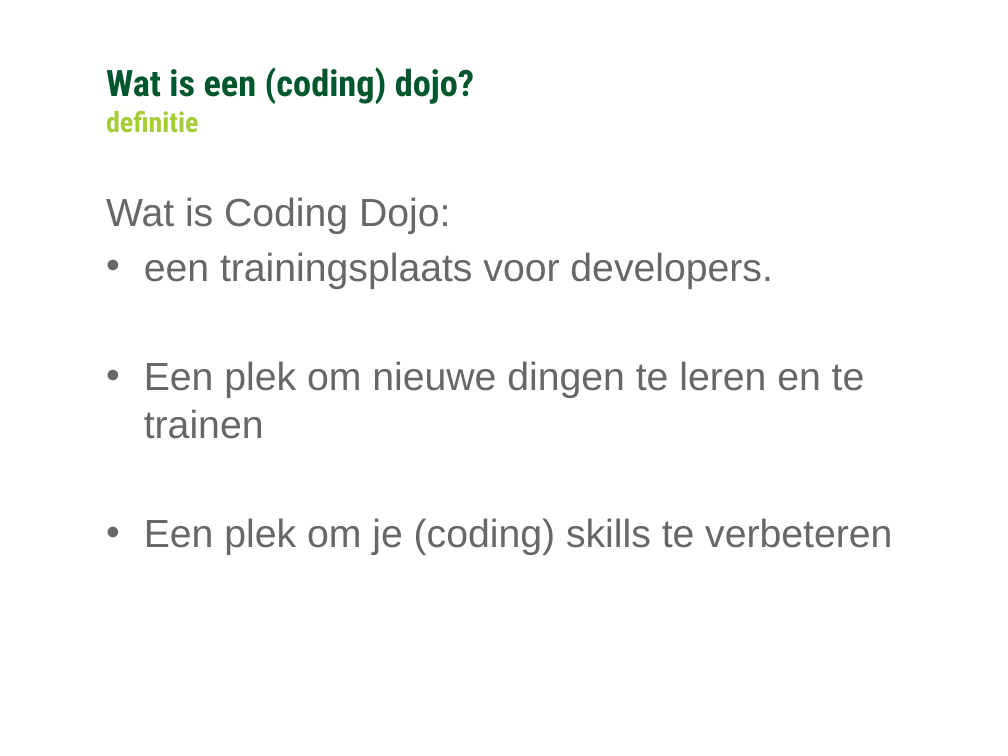
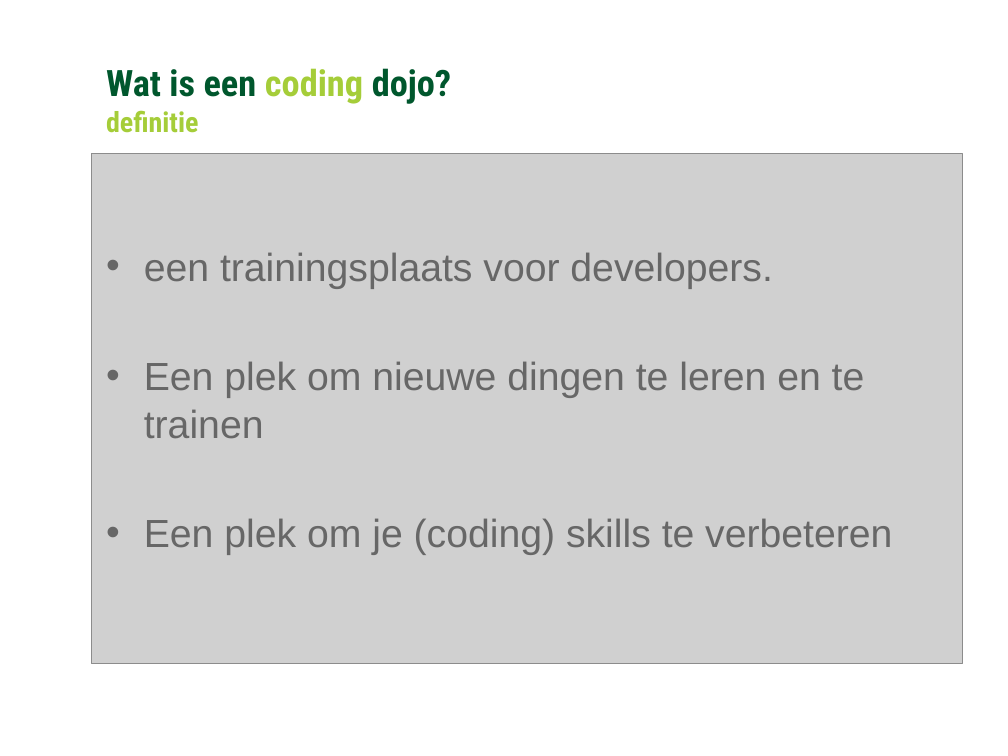
Before and after one commit to Ozindar/GCUnitTestDojo, a slide deck: slide 4 of Algemeen over Dojos/Coding Dojo.pptx. Drawn at 1008x756 pixels with LibreOffice and Linux fonts; fonts in the diff are those of the drawing; grey boxes stand for pictures; background and template pictures are left out. Boxes give left, top, right and bottom in pixels: in the first picture for what was removed or moved away, otherwise in the second. Text is boxed around its words. In the diff, an @@ line names an element or a change of style, - is before the commit and + after.

```diff
--- a/Algemeen over Dojos/Coding Dojo.pptx
+++ b/Algemeen over Dojos/Coding Dojo.pptx
@@ text at (x1=106, y1=68, x2=451, y2=104): text changed @@
-Wat is een (coding) dojo?
+Wat is een coding dojo?
@@ picture added at (x1=92, y1=154, x2=963, y2=664) @@
@@ text at (x1=106, y1=197, x2=450, y2=234): paragraph removed @@
-Wat is Coding Dojo:
```
Also in this commit, not shown: 6 other slides changed, 2 other files.
